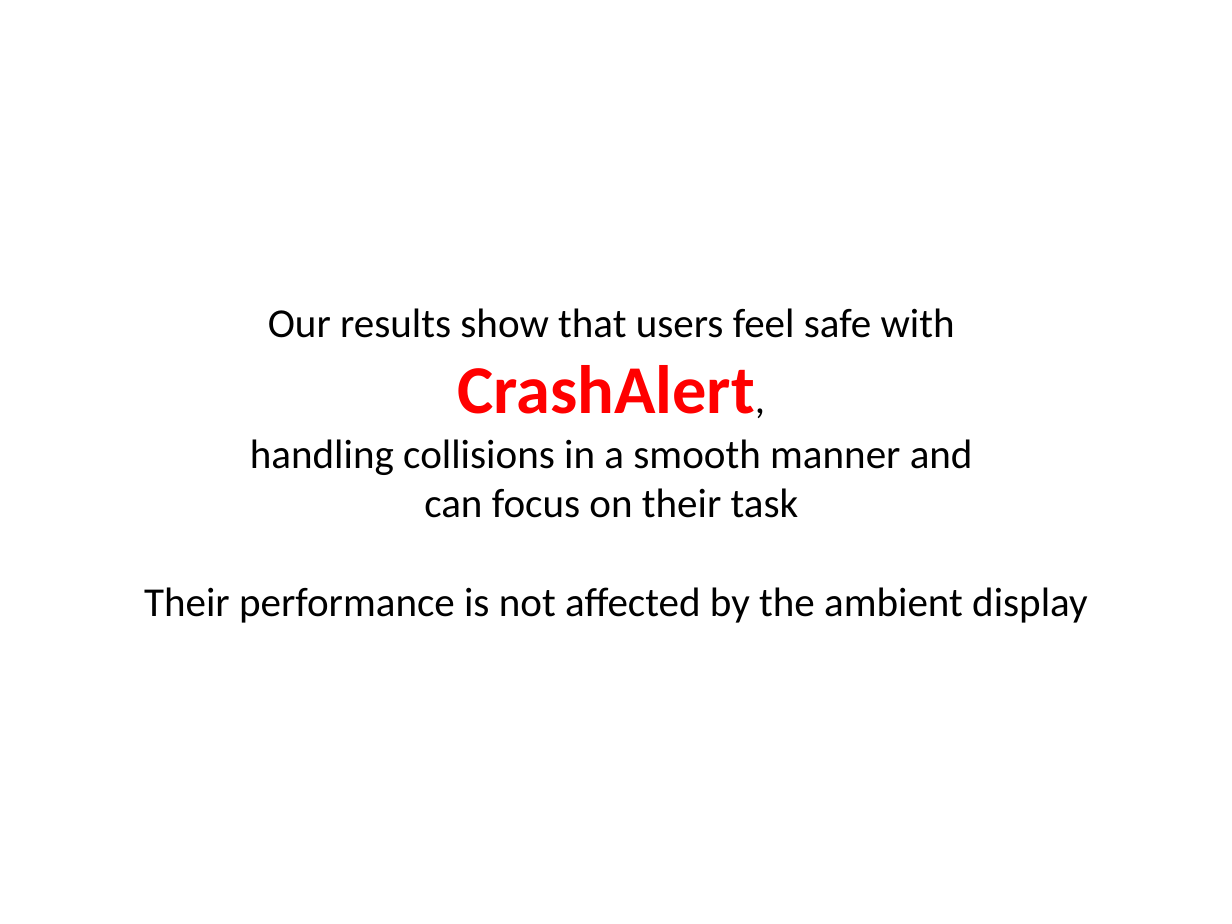
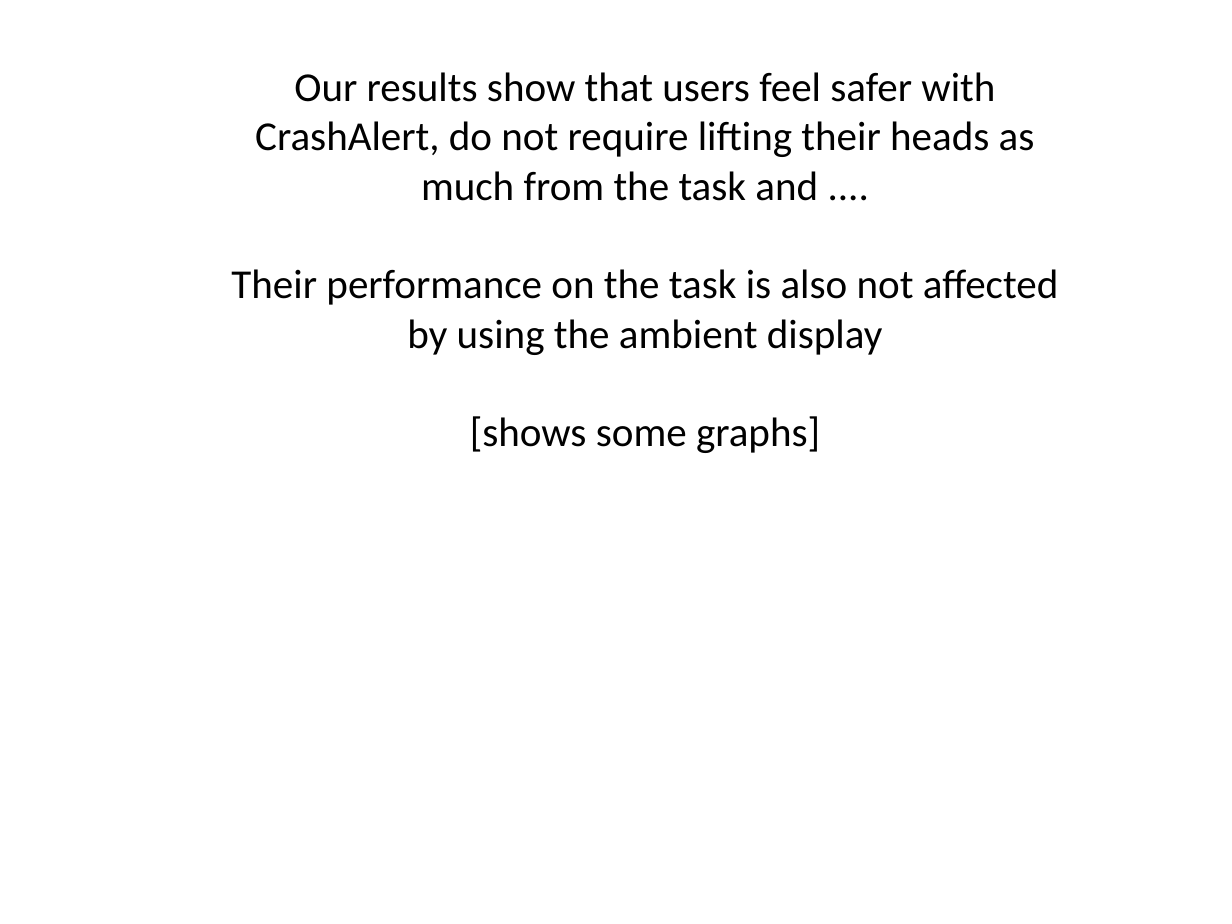
Before and after one commit to hcilab-um/CrashAlert, a slide deck: slide 6 of Docs/UIST 2012 - rejected/storyboard+images.pptx (slide 12 before the commit). Drawn at 1232x924 pixels with LibreOffice and Linux fonts; fonts in the diff are those of the drawing. Boxes give left, top, right and bottom in pixels: in the first picture for what was removed or moved away, otherwise in the second. Text is boxed around its words. In the diff, an @@ line names an element or a change of style, - is before the commit and + after.

```diff
--- a/Docs/UIST 2012 - rejected/storyboard+images.pptx
+++ b/Docs/UIST 2012 - rejected/storyboard+images.pptx
@@ text at [231,72,1059,453]: text changed @@
-Our results show that users feel safe with
-CrashAlert,
-handling collisions in a smooth manner and
-can focus on their task
-Their performance is not affected by the ambient display
+Our results show that users feel safer with CrashAlert, do not require lifting their heads as much from the task and ....
+Their performance on the task is also not affected by using the ambient display
+[shows some graphs]
```
Also in this commit, not shown: 10 other slides changed, 7 slides added, 2 slides removed, 15 other files.
